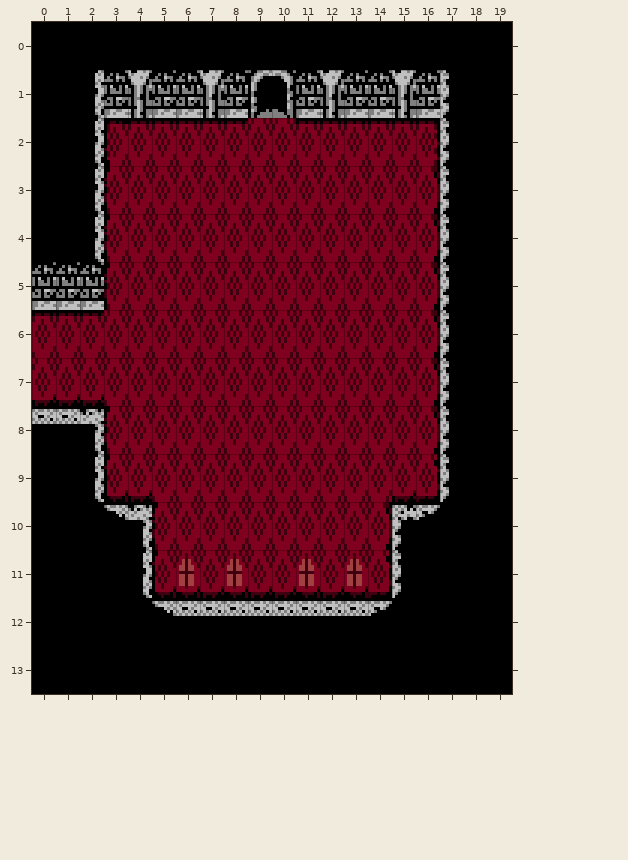
An edit to a level. Tiled map, tiled/castle_room_22.tmx. This is how it looked before the edit.
Cells are 8x16 px. Shown: x 0..19, y 0..13.
New version:
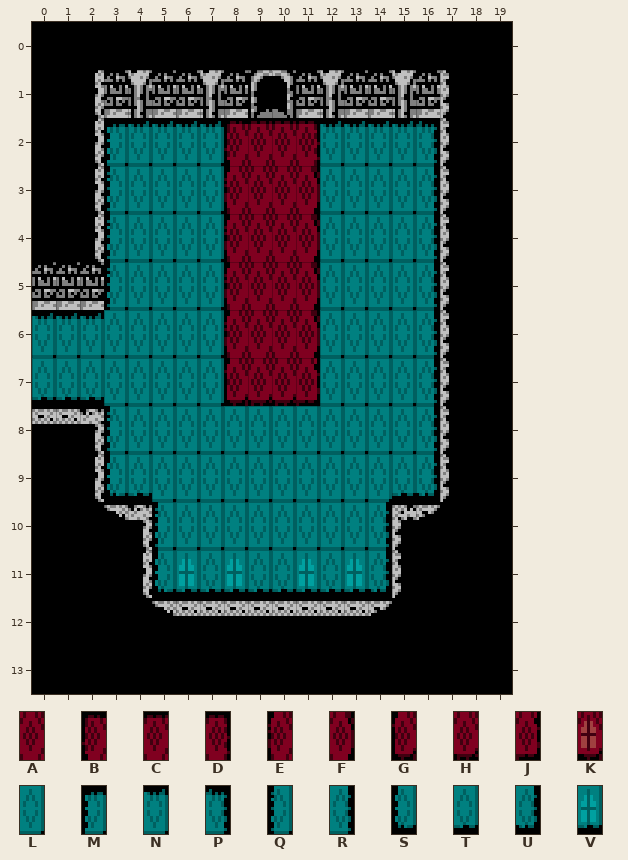
Key: from "castle_carpet": A 0, B 1, C 2, D 3, E 4, F 5, G 6, H 7, J 8, K 10; from "castle_tile": L 0, M 1, N 2, P 3, Q 4, R 5, S 6, T 7, U 8, V 10.
_ is an empty cell.
The edit:
Layer "Tile Layer 1":
Tile C gives way to tile B in row 2 at x 8.
Tile A gives way to tile C in row 2 at x 9 to 10.
Tile C gives way to tile D in row 2 at x 11.
Tile A gives way to tile E in rows 3 to 6 at x 8.
Tile A gives way to tile F in rows 3 to 6 at x 11.
Tile A gives way to tile G in row 7 at x 8.
Tile A gives way to tile H in row 7 at x 9 to 10.
Tile A gives way to tile J in row 7 at x 11.
Tile A gives way to tile L in rows 3 to 5 at x 4 to 7 and 12 to 15; in rows 6 to 7 at x 3 to 7 and 12 to 15; in row 8 at x 4 to 15; in row 9 at x 5 to 14; in row 10 at x 6 to 13.
Tile B gives way to tile M in row 2 at x 3.
Tile C gives way to tile N in row 2 at x 4 to 7 and 12 to 15; in row 6 at x 0 to 2.
Tile D gives way to tile P in row 2 at x 16.
Tile E gives way to tile Q in rows 3 to 5 at x 3; in row 8 at x 3; in row 10 at x 5.
Tile F gives way to tile R in rows 3 to 8 at x 16; in row 10 at x 14.
Tile G gives way to tile S in row 9 at x 3; in row 11 at x 5.
Tile H gives way to tile T in row 7 at x 0 to 2; in row 9 at x 4 and 15; in row 11 at x 7, 9 to 10 and 12.
Tile J gives way to tile U in row 9 at x 16; in row 11 at x 14.
Tile K gives way to tile V in row 11 at x 6, 8, 11 and 13.
Pixel boxes of the changes (left, top, right, bottom) in both pictures:
changed: (32, 118, 440, 598)
